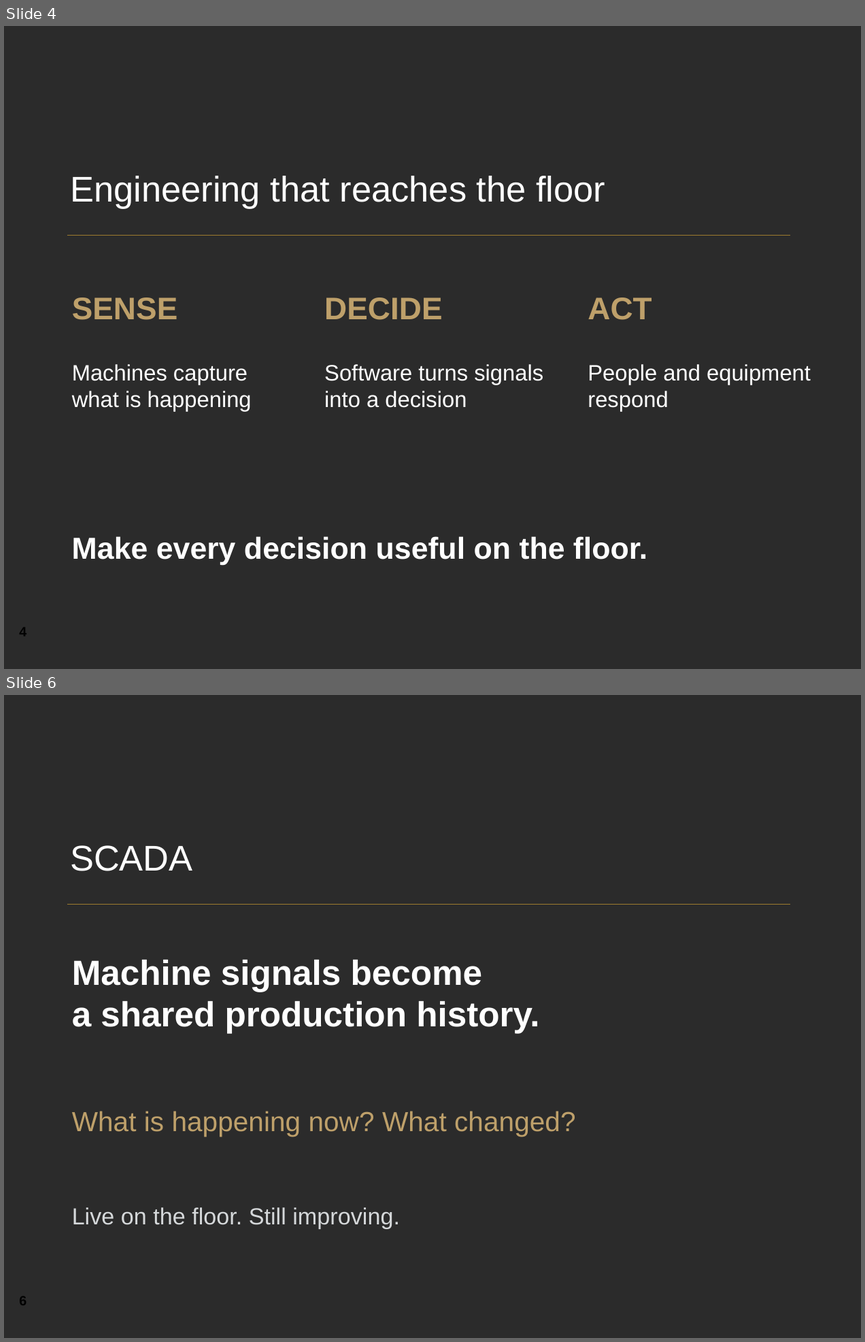
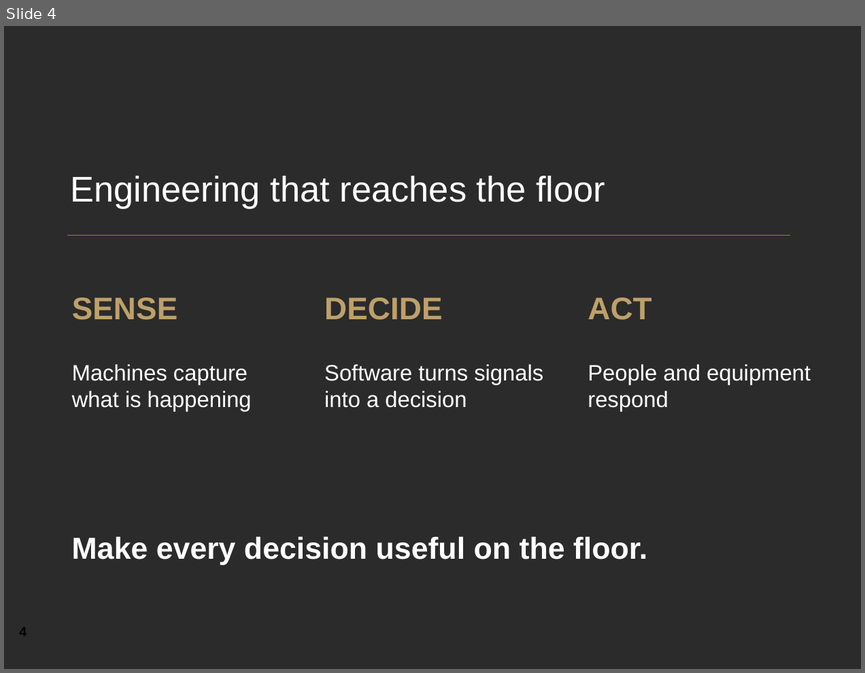
Before and after one commit to YeChamo/part-tracking-demo-ualr, a slide deck: docs/presentation/Engineering_at_The_Kinetic_Group.pptx. Shown one above the other, each under a label of ours: slides 4 and 6 before the commit, slide 4 after it; the slides between them are not shown. The pictures are 865x1342 and 865x673 pixels, drawn with LibreOffice and Linux fonts; fonts in the diff are those of the drawing; background and template pictures are left out; a plain dark background stands for a picture behind light text. Boxes give left, top, right and bottom in pixels: in the first picture for what was removed or moved away, otherwise in the second. Text is boxed around its words. In the diff, an @@ line names an element or a change of style, - is before the commit and + after.

Commit message:
Remove SCADA and revise technical presentation around our engineering story

```diff
--- a/docs/presentation/Engineering_at_The_Kinetic_Group.pptx
+++ b/docs/presentation/Engineering_at_The_Kinetic_Group.pptx
@@ slide 6 removed at <box>4,695,861,1338</box>, background picture (left out); not listed: 1 template element that a slide beside it also shows @@
@@ text removed at <box>70,845,193,871</box> @@
-SCADA
@@ text removed at <box>72,960,539,1034</box> @@
-Machine signals become
-a shared production history.
@@ text removed at <box>72,1110,575,1136</box> @@
-What is happening now? What changed?
@@ text removed at <box>72,1207,400,1228</box> @@
-Live on the floor. Still improving.
@@ text removed at <box>19,1296,26,1305</box> @@
-6
```
Also in this commit, not shown: 12 slides changed, 3 other files.
